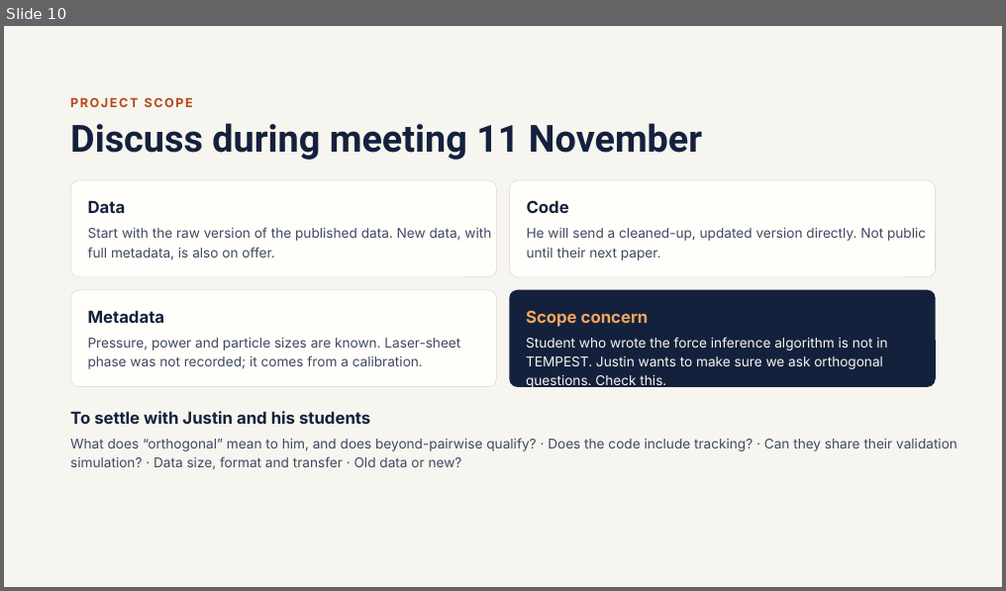
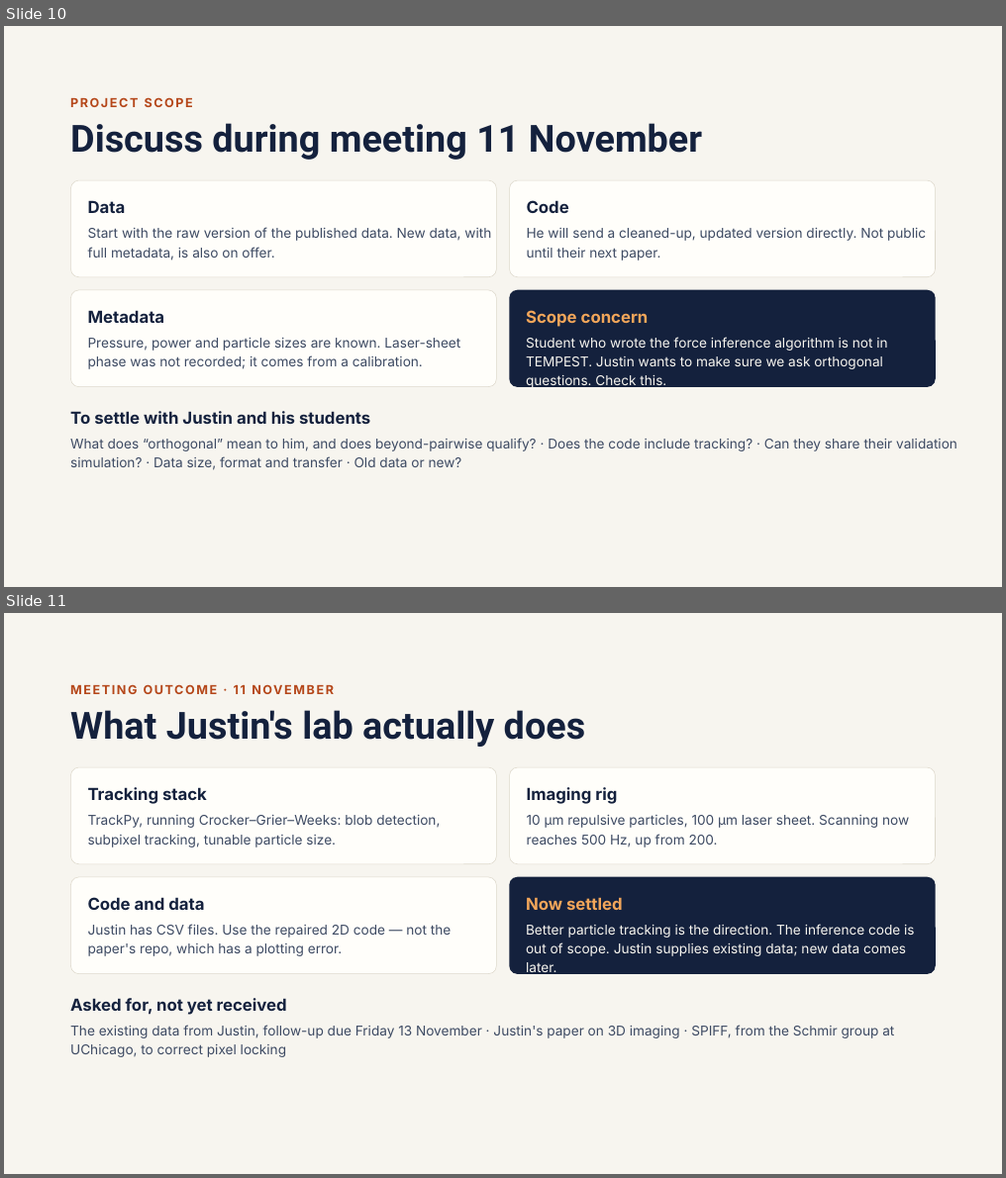
Before and after one commit to annacgilbert/TEMPEST-model-bake-off, a slide deck: shared/docs/Burton Sprint Refresher.pptx. Shown one above the other, each under a label of ours: slide 10 before the commit, slides 10 and 11 after it. The pictures are 1006x591 and 1006x1178 pixels, drawn with LibreOffice and Linux fonts; fonts in the diff are those of the drawing. Boxes give left, top, right and bottom in pixels: in the first picture for what was removed or moved away, otherwise in the second. Text is boxed around its words. In the diff, an @@ line names an element or a change of style, - is before the commit and + after.

```diff
--- a/shared/docs/Burton Sprint Refresher.pptx
+++ b/shared/docs/Burton Sprint Refresher.pptx
@@ slide 11 added at (x1=4, y1=613, x2=1002, y2=1174), background #F7F5EF @@
@@ text added at (x1=70, y1=679, x2=961, y2=699), 12 pt, text #B5471A, bold @@
+MEETING OUTCOME · 11 NOVEMBER
@@ title added at (x1=70, y1=710, x2=585, y2=747), 36 pt, text #14213D, bold @@
+What Justin's lab actually does
@@ rounded rectangle added at (x1=70, y1=767, x2=497, y2=863), fill #FFFEFA, outline #DDD8CB 0.5 pt @@
@@ text added at (x1=88, y1=787, x2=207, y2=804), 16 pt, text #14213D, bold @@
+Tracking stack
@@ rounded rectangle added at (x1=509, y1=767, x2=936, y2=863), fill #FFFEFA, outline #DDD8CB 0.5 pt @@
@@ text added at (x1=527, y1=787, x2=617, y2=804), 16 pt, text #14213D, bold @@
+Imaging rig
@@ text added at (x1=88, y1=815, x2=440, y2=848), 13 pt, text #3D4A63 @@
+TrackPy, running Crocker–Grier–Weeks: blob detection, subpixel tracking, tunable particle size.
@@ text added at (x1=527, y1=815, x2=909, y2=848), 13 pt, text #3D4A63 @@
+10 μm repulsive particles, 100 μm laser sheet. Scanning now reaches 500 Hz, up from 200.
@@ rounded rectangle added at (x1=70, y1=877, x2=497, y2=973), fill #FFFEFA, outline #DDD8CB 0.5 pt @@
@@ rounded rectangle added at (x1=509, y1=877, x2=936, y2=974), fill #14213D @@
@@ text added at (x1=88, y1=897, x2=204, y2=910), 16 pt, text #14213D, bold @@
+Code and data
@@ text added at (x1=526, y1=897, x2=623, y2=910), 16 pt, text #F2A65A, bold @@
+Now settled
@@ text added at (x1=88, y1=924, x2=450, y2=957), 13 pt, text #3D4A63 @@
+Justin has CSV files. Use the repaired 2D code — not the paper's repo, which has a plotting error.
@@ text added at (x1=526, y1=924, x2=914, y2=957), 13 pt, text #F7F5EF @@
+Better particle tracking is the direction. The inference code is out of scope. Justin supplies existing data; new data comes later.
@@ text added at (x1=70, y1=998, x2=287, y2=1015), 16 pt, text #14213D, bold @@
+Asked for, not yet received
@@ text added at (x1=70, y1=1025, x2=894, y2=1058), 13 pt, text #3D4A63 @@
+The existing data from Justin, follow-up due Friday 13 November · Justin's paper on 3D imaging · SPIFF, from the Schmir group at UChicago, to correct pixel locking
```
Also in this commit, not shown: 2 other slides added.
